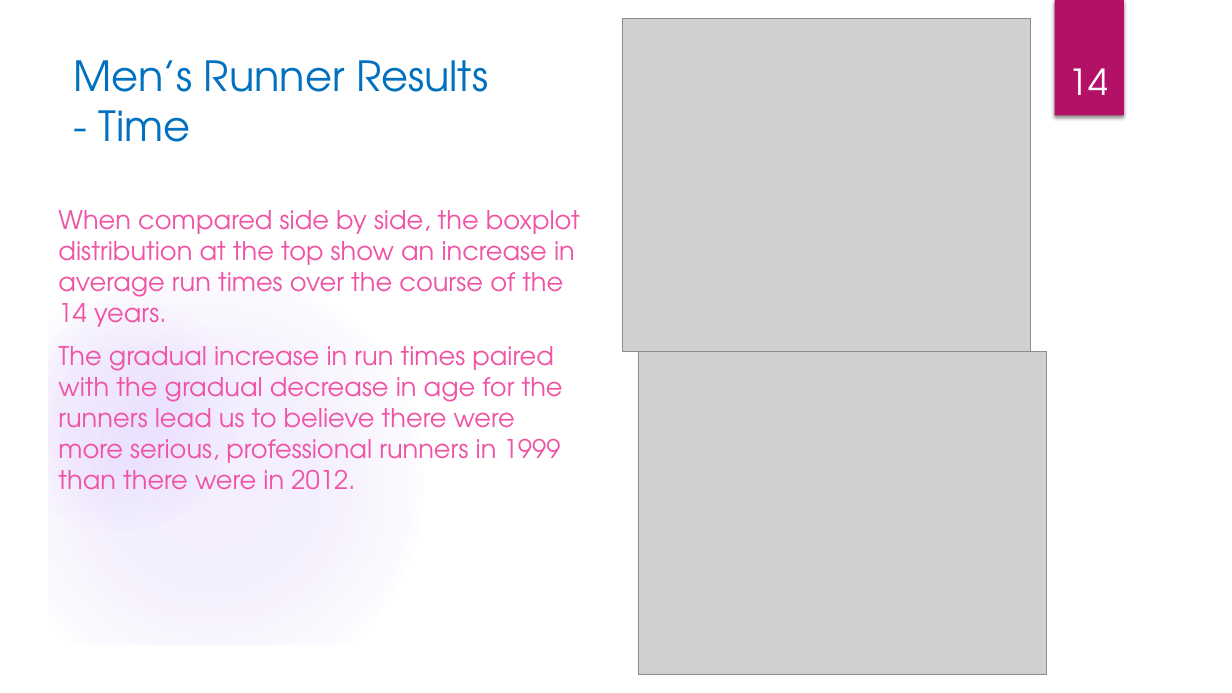
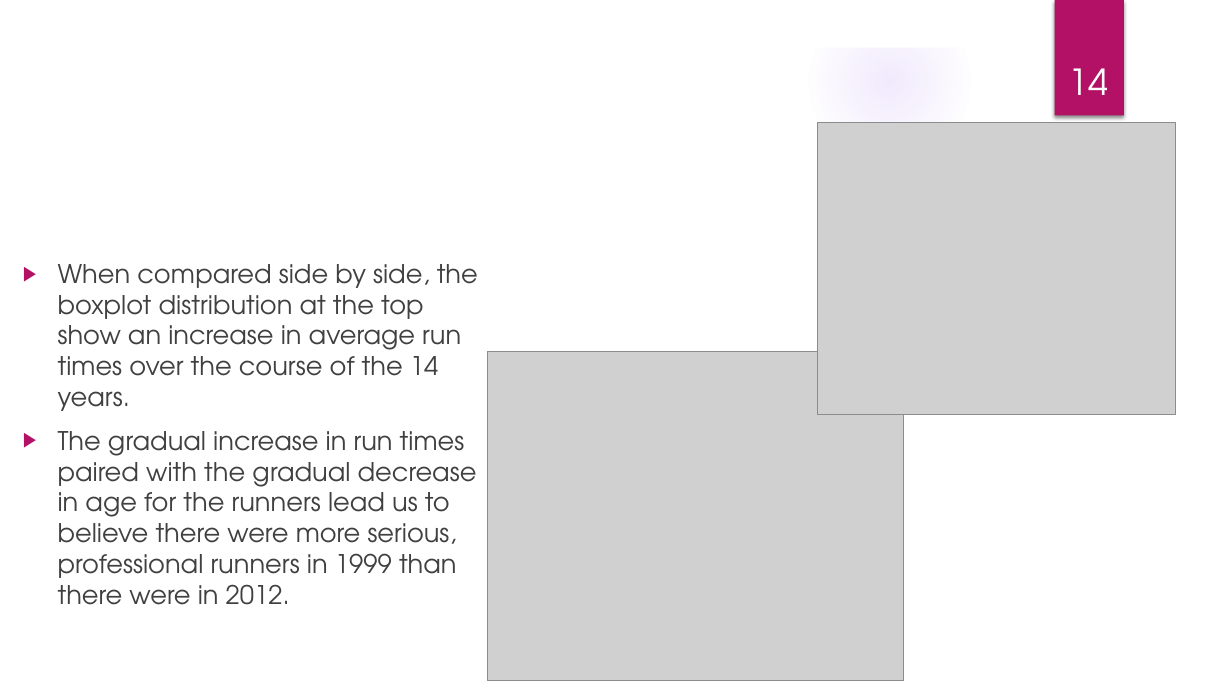
Before and after one commit to elkinst65/QTW_08, a slide deck: slide 14 of infographic.pptx. Drawn at 1232x693 pixels with LibreOffice and Linux fonts; fonts in the diff are those of the drawing; grey boxes stand for pictures; background and template pictures are left out. Boxes give left, top, right and bottom in pixels: in the first picture for what was removed or moved away, otherwise in the second. Text is boxed around its words. In the diff, an @@ line names an element or a change of style, - is before the commit and + after.

```diff
--- a/infographic.pptx
+++ b/infographic.pptx
@@ freeform shape removed at bbox=[556, 39, 627, 375] @@
@@ rectangle removed at bbox=[624, 41, 1189, 653] @@
@@ title "Men’s Runner Results - Time": place and size @@
-title "Men’s Runner Results - Time" at bbox=[73, 60, 488, 142]
+title "Men’s Runner Results - Time" at bbox=[116, 98, 1002, 169]
@@ title "Men’s Runner Results - Time" at bbox=[116, 98, 1002, 169]: size 32.4 to 36 pt, text colour #0070C0 to #FFFFFF; vertical alignment bottom to middle @@
@@ picture: place and size @@
-picture at bbox=[623, 18, 1031, 351]
+picture at bbox=[818, 122, 1176, 414]
@@ freeform shape added at bbox=[857, 154, 1194, 255], fill #FFFFFF at 20% opacity @@
@@ ellipse added at bbox=[870, 169, 1154, 454], fill gradient #9B6BF2 @@
@@ freeform shape at bbox=[46, 189, 1186, 647]: rotation 270 to 0 degrees; outline redrawn @@
@@ text "When compared side by side, ...": place and size @@
-text "When compared side by side, ..." at bbox=[58, 210, 580, 490]
+text "When compared side by side, ..." at bbox=[58, 264, 478, 605]
@@ text "When compared side by side, ..." at bbox=[58, 264, 478, 605]: text colour #EF53A5 to #404040; bullet none to ▶ @@
@@ picture: place and size @@
-picture at bbox=[639, 351, 1047, 675]
+picture at bbox=[488, 351, 903, 681]
```
Also in this commit, not shown: 8 other slides changed.
